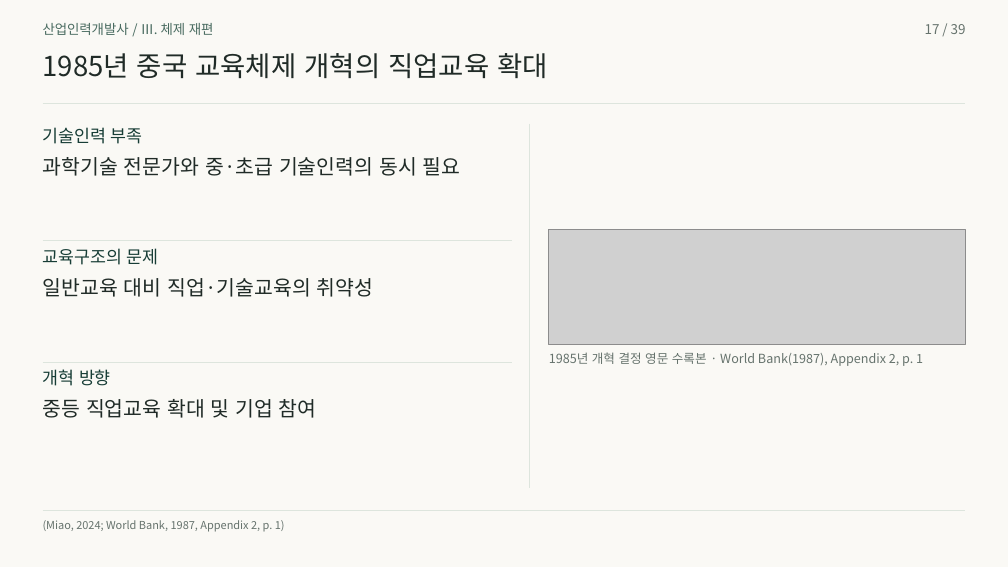
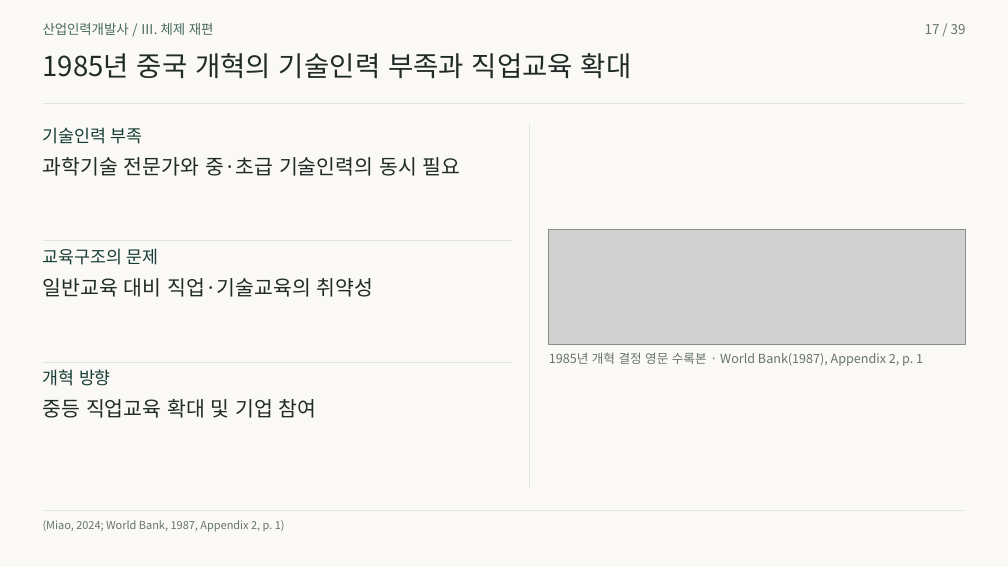
Before and after one commit to 01Chungee10/vet-history-rehearsal, a slide deck: slide 17 of au-cn-2026/presentation.pptx. Drawn at 1008x567 pixels with LibreOffice and Linux fonts; fonts in the diff are those of the drawing; grey boxes stand for pictures. Boxes give left, top, right and bottom in pixels: in the first picture for what was removed or moved away, otherwise in the second. Text is boxed around its words. In the diff, an @@ line names an element or a change of style, - is before the commit and + after.

```diff
--- a/au-cn-2026/presentation.pptx
+++ b/au-cn-2026/presentation.pptx
@@ text at <box>43,53,632,78</box>: text changed @@
-1985년 중국 교육체제 개혁의 직업교육 확대
+1985년 중국 개혁의 기술인력 부족과 직업교육 확대
```
Also in this commit, not shown: 29 other slides changed, 37 other files.
